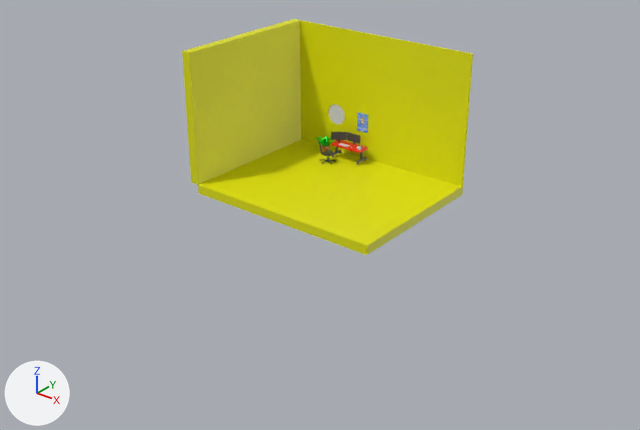
The FBX model assets/Models/Scenes/Scene1.fbx as it was, and as the next commit left it.
Camera for both pictures: a camera (50 mm lens) standing at (53.3, -67.1, 37.6) and looking at (7.2, -9.5, 1.9). Lighting does not change. The marker at lower left points along +X, +Y and +Z. Where no turn or scale is listed for an object, it has been applied to the vertices. Vertices at the same position are counted once.

In view in the first picture: 'FloorAndWall'.
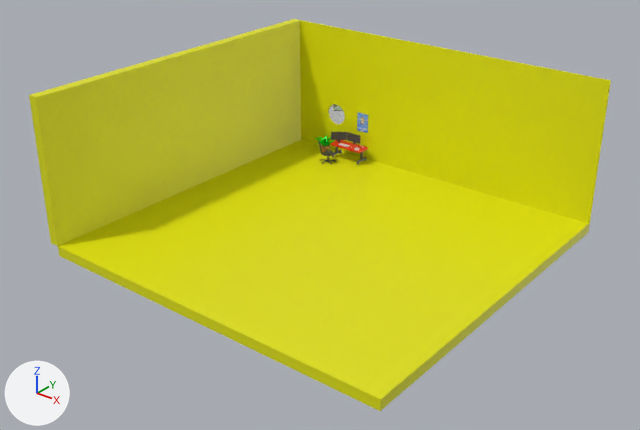
Boxes [x1, y1, x2, y2] around the edits, measured in the pictures (640 x 430 px; the box of a moved part takes in the faces that stretch with it):
'FloorAndWall', reshaped (100% wider, 66% taller)
    before: [182, 19, 473, 255]
    after: [29, 19, 611, 411]
part 1 of me_cube_010, moved or reshaped
    before: [182, 19, 301, 185]
    after: [29, 19, 301, 246]
part 2 of me_cube_010, moved or reshaped
    before: [198, 140, 462, 255]
    after: [58, 140, 589, 411]
part 3 of me_cube_010, moved or reshaped
    before: [300, 20, 473, 194]
    after: [300, 20, 611, 232]

What the commit changed:
me_cube_010 has 196 vertices, 164 faces and spans x -10.6..12.1, y -8.7..8.3, z -1.0..14.0.
me_cube_010 is used by ob_floorandwall; location (0.01, -0.1, 0.0).
me_cube_010 part 1: all 6 vertices in x -10.6..-9.7, y -8.7, z -1.0..14.0 are moved by (0.0, -17.6, 0.0).
me_cube_010 part 2: all 2 vertices in x 12.1, y -8.7, z -1.0..0.0 are moved by (13.9, -17.6, 0.0).
me_cube_010 part 3: all 6 vertices in x 12.1, y 8.1..8.3, z -1.0..14.0 are moved by (13.9, 0.0, 0.0).
